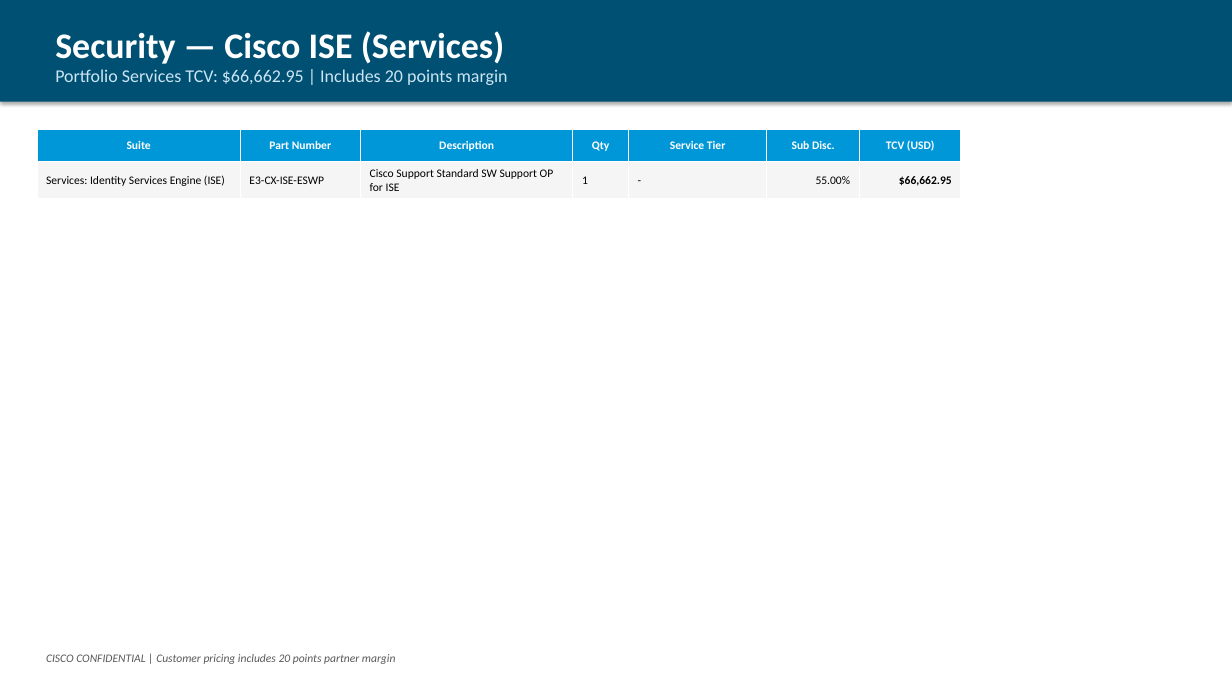
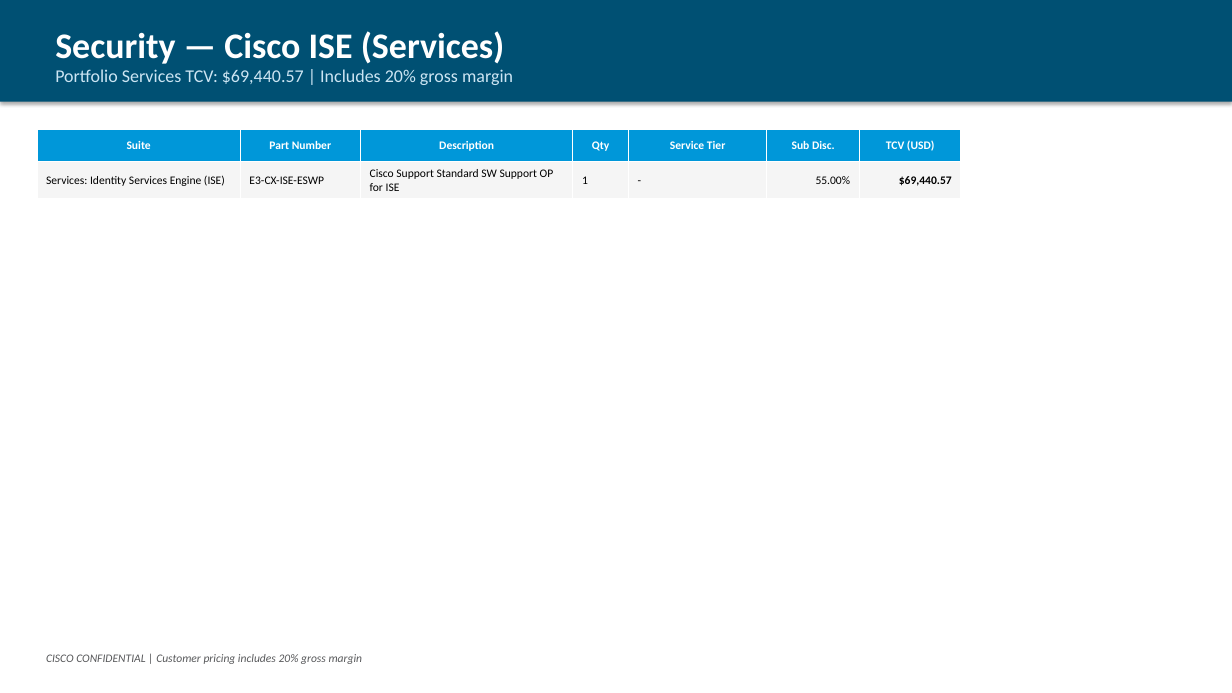
Before and after one commit to chchilds/cxvx, a slide deck: slide 6 of output/HALIFAX_HEALTH_CARE_SYSTEMS_INC_EA_Proposal_9327623.pptx. Drawn at 1232x693 pixels with LibreOffice and Linux fonts; fonts in the diff are those of the drawing. Boxes give left, top, right and bottom in pixels: in the first picture for what was removed or moved away, otherwise in the second. Text is boxed around its words. In the diff, an @@ line names an element or a change of style, - is before the commit and + after.

```diff
--- a/output/HALIFAX_HEALTH_CARE_SYSTEMS_INC_EA_Proposal_9327623.pptx
+++ b/output/HALIFAX_HEALTH_CARE_SYSTEMS_INC_EA_Proposal_9327623.pptx
@@ text at <box>55,69,513,85</box>: text changed @@
-Portfolio Services TCV: $66,662.95 | Includes 20 points margin
+Portfolio Services TCV: $69,440.57 | Includes 20% gross margin
@@ table at <box>37,129,961,195</box> @@
-row 2, column 7: $66,662.95
+row 2, column 7: $69,440.57
@@ text at <box>46,654,363,664</box>: text changed @@
-CISCO CONFIDENTIAL | Customer pricing includes 20 points partner margin
+CISCO CONFIDENTIAL | Customer pricing includes 20% gross margin
```
Also in this commit, not shown: 7 other slides changed.
